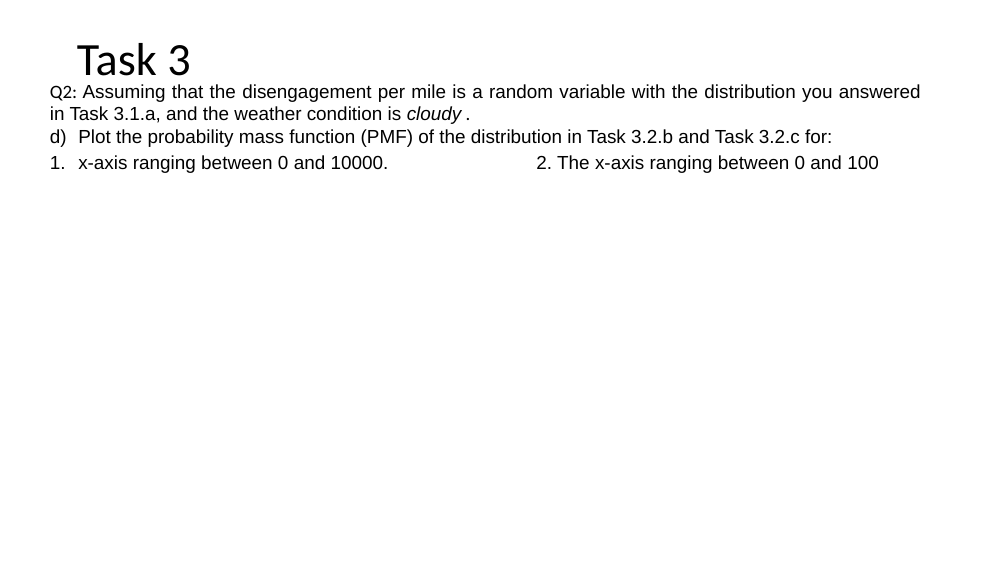
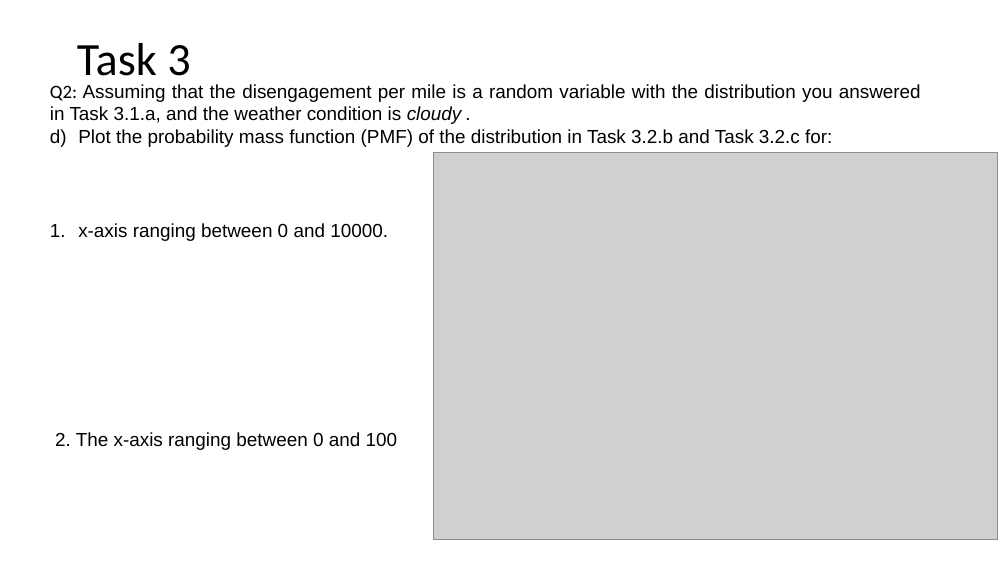
Before and after one commit to mrojaspell/MP1, a slide deck: slide 6 of Powerpoints/mp1_part_2_powerpoint.pptx. Drawn at 1008x567 pixels with LibreOffice and Linux fonts; fonts in the diff are those of the drawing; grey boxes stand for pictures. Boxes give left, top, right and bottom in pixels: in the first picture for what was removed or moved away, otherwise in the second. Text is boxed around its words. In the diff, an @@ line names an element or a change of style, - is before the commit and + after.

```diff
--- a/Powerpoints/mp1_part_2_powerpoint.pptx
+++ b/Powerpoints/mp1_part_2_powerpoint.pptx
@@ picture added at (433, 153, 997, 539) @@
@@ text at (55, 223, 398, 450): text changed @@
-5. x-axis ranging between 0 and 10000. 2. The x-axis ranging between 0 and 100
+5. x-axis ranging between 0 and 10000.
+2. The x-axis ranging between 0 and 100
```
Also in this commit, not shown: 7 other slides changed, 9 other files.
